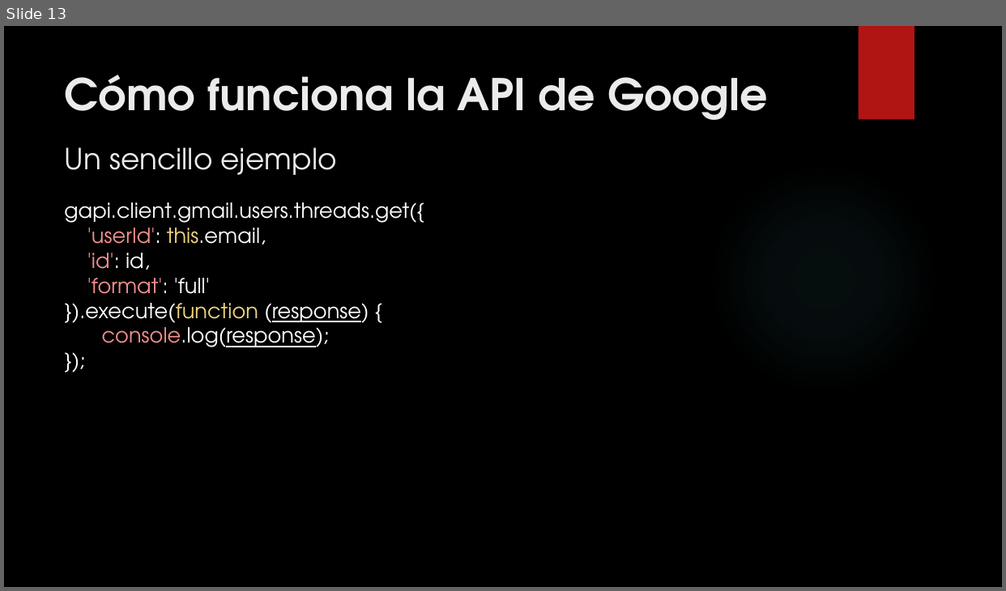
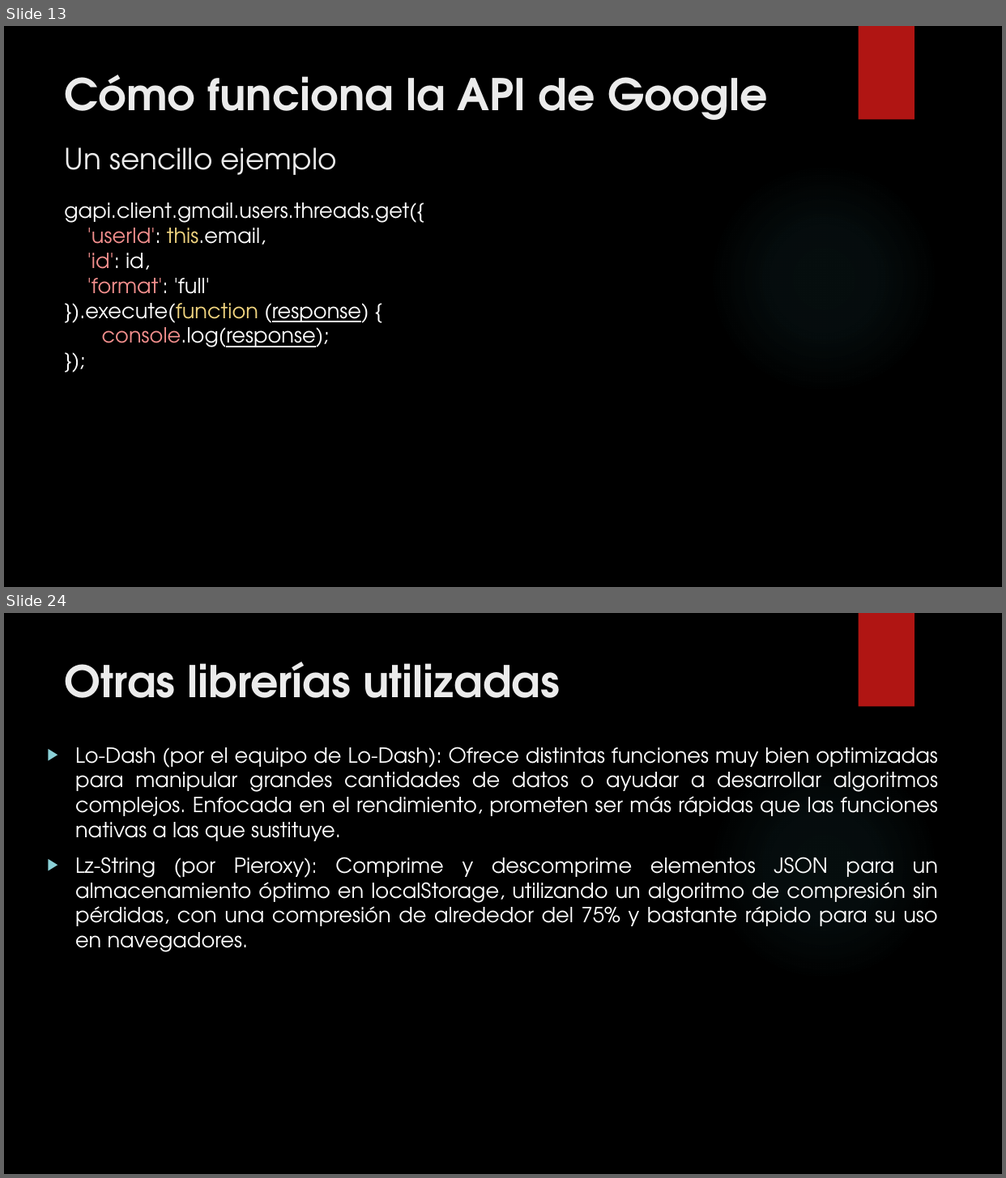
Before and after one commit to Brugarolas/BlackMail, a slide deck: BlackMail.pptx. Shown one above the other, each under a label of ours: slide 13 before the commit, slides 13 and 24 after it; the slides between them are not shown. The pictures are 1006x591 and 1006x1178 pixels, drawn with LibreOffice and Linux fonts; fonts in the diff are those of the drawing; background and template pictures are left out. Boxes give left, top, right and bottom in pixels: in the first picture for what was removed or moved away, otherwise in the second. Text is boxed around its words. In the diff, an @@ line names an element or a change of style, - is before the commit and + after.

```diff
--- a/BlackMail.pptx
+++ b/BlackMail.pptx
@@ slide 24 added at [4,613,1002,1174], background picture (left out); not listed: 2 template elements that a slide beside it also shows @@
@@ title added at [65,662,560,698], 42 pt, text #EBEBEB, bold @@
+Otras librerías utilizadas
@@ text added at [75,747,938,952], 20 pt, text #FFFFFF @@
+▶ Lo-Dash (por el equipo de Lo-Dash): Ofrece distintas funciones muy bien optimizadas para manipular grandes cantidades de datos o ayudar a desarrollar algoritmos complejos. Enfocada en el rendimiento, prometen ser más rápidas que las funciones nativas a las que sustituye.
+▶ Lz-String (por Pieroxy): Comprime y descomprime elementos JSON para un almacenamiento óptimo en localStorage, utilizando un algoritmo de compresión sin pérdidas, con una compresión de alrededor del 75% y bastante rápido para su uso en navegadores.
```
Also in this commit, not shown: 9 other slides added, 2 other files.
